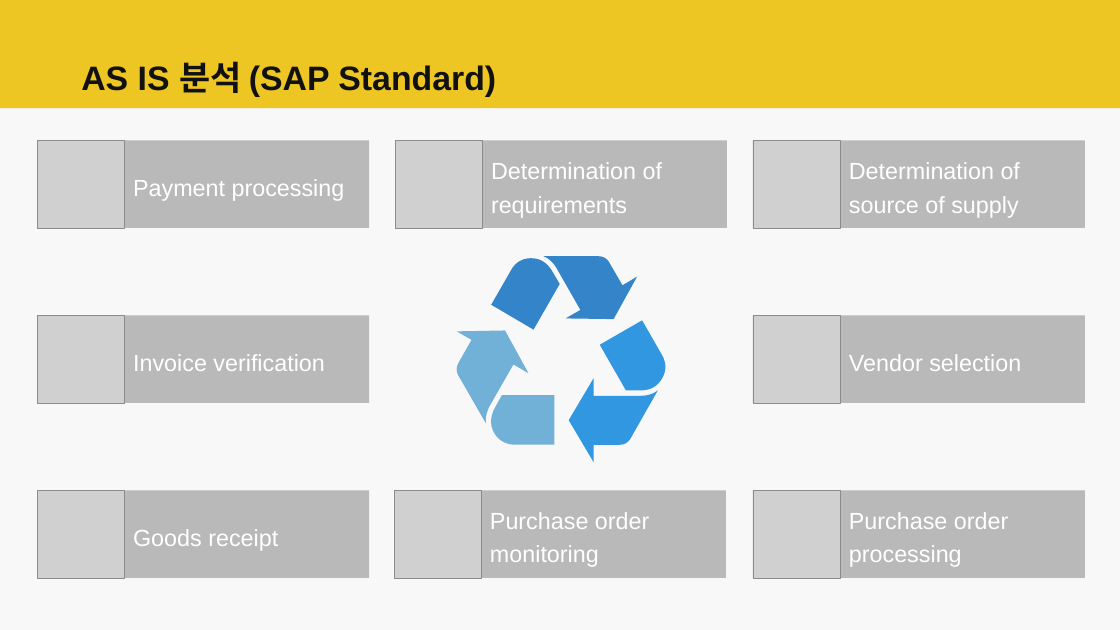
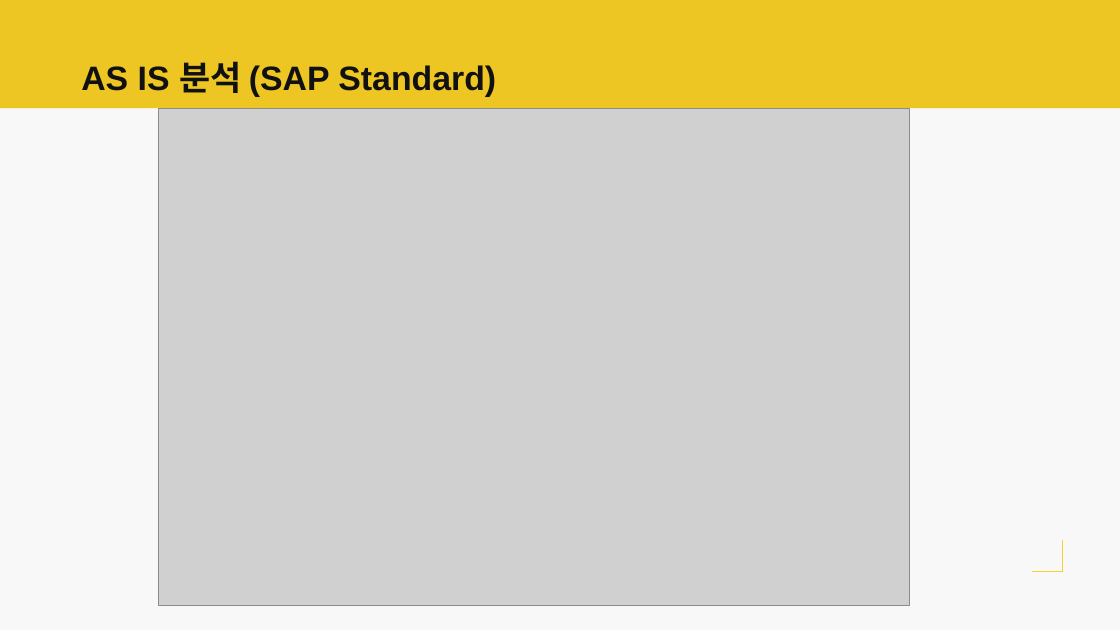
Before and after one commit to naniboy0923/SAP_Project, a slide deck: slide 4 of Document/프로젝트 수행계획서.pptx. Drawn at 1120x630 pixels with LibreOffice and Linux fonts; fonts in the diff are those of the drawing; grey boxes stand for pictures. Boxes give left, top, right and bottom in pixels: in the first picture for what was removed or moved away, otherwise in the second. Text is boxed around its words. In the diff, an @@ line names an element or a change of style, - is before the commit and + after.

```diff
--- a/Document/프로젝트 수행계획서.pptx
+++ b/Document/프로젝트 수행계획서.pptx
@@ picture added at (158,108,910,605) @@
@@ rectangle removed at (37,140,369,228) @@
@@ picture removed at (37,140,125,228) @@
@@ rectangle removed at (395,140,727,228) @@
@@ picture removed at (395,140,483,228) @@
@@ rectangle removed at (753,140,1085,228) @@
@@ picture removed at (753,140,840,228) @@
@@ text removed at (133,179,345,201) @@
-Payment processing
@@ text removed at (491,162,662,218) @@
-Determination of requirements
@@ text removed at (849,162,1020,218) @@
-Determination of source of supply
@@ freeform shape removed at (491,256,637,330) @@
@@ rectangle removed at (37,315,369,403) @@
@@ picture removed at (37,315,125,403) @@
@@ freeform shape removed at (569,320,665,462) @@
@@ rectangle removed at (753,315,1085,403) @@
@@ picture removed at (753,315,840,403) @@
@@ text removed at (133,354,324,371) @@
-Invoice verification
@@ freeform shape removed at (456,330,554,445) @@
@@ text removed at (849,354,1021,371) @@
-Vendor selection
@@ rectangle removed at (37,490,369,577) @@
@@ picture removed at (37,490,125,577) @@
@@ rectangle removed at (394,490,726,577) @@
@@ picture removed at (394,490,481,577) @@
@@ rectangle removed at (753,490,1085,577) @@
@@ picture removed at (753,490,840,577) @@
@@ text removed at (133,529,278,551) @@
-Goods receipt
@@ text removed at (490,512,649,567) @@
-Purchase order monitoring
@@ text removed at (849,512,1008,567) @@
-Purchase order processing
@@ freeform shape added at (1032,540,1062,571), outline #F5D328 1 pt @@
```
Also in this commit, not shown: 3 other slides changed.
